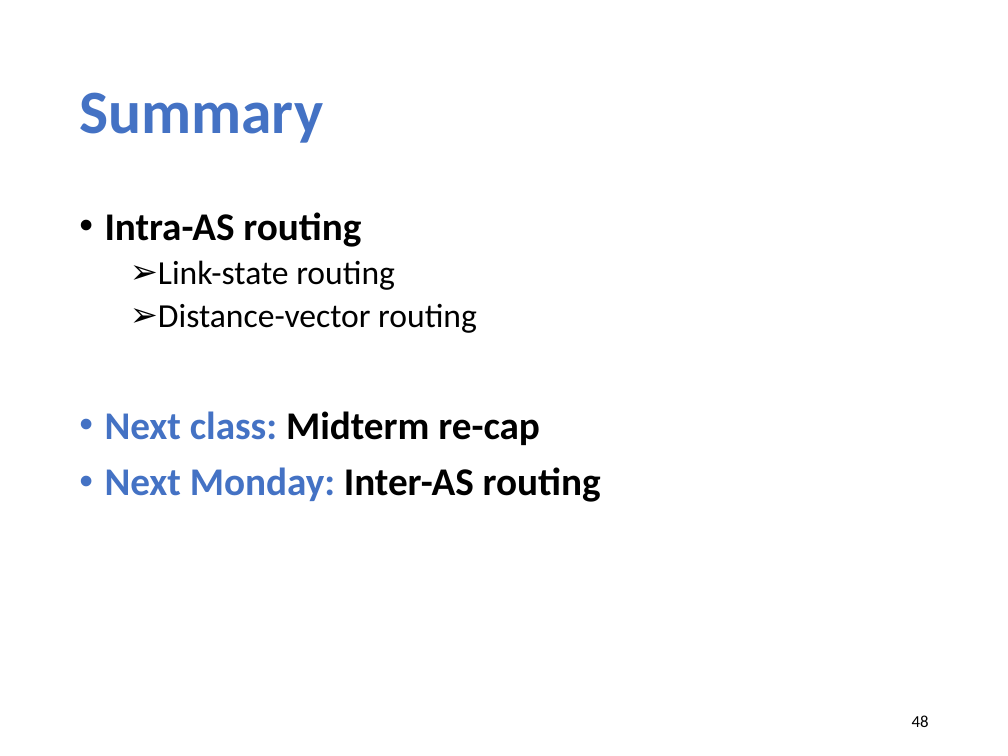
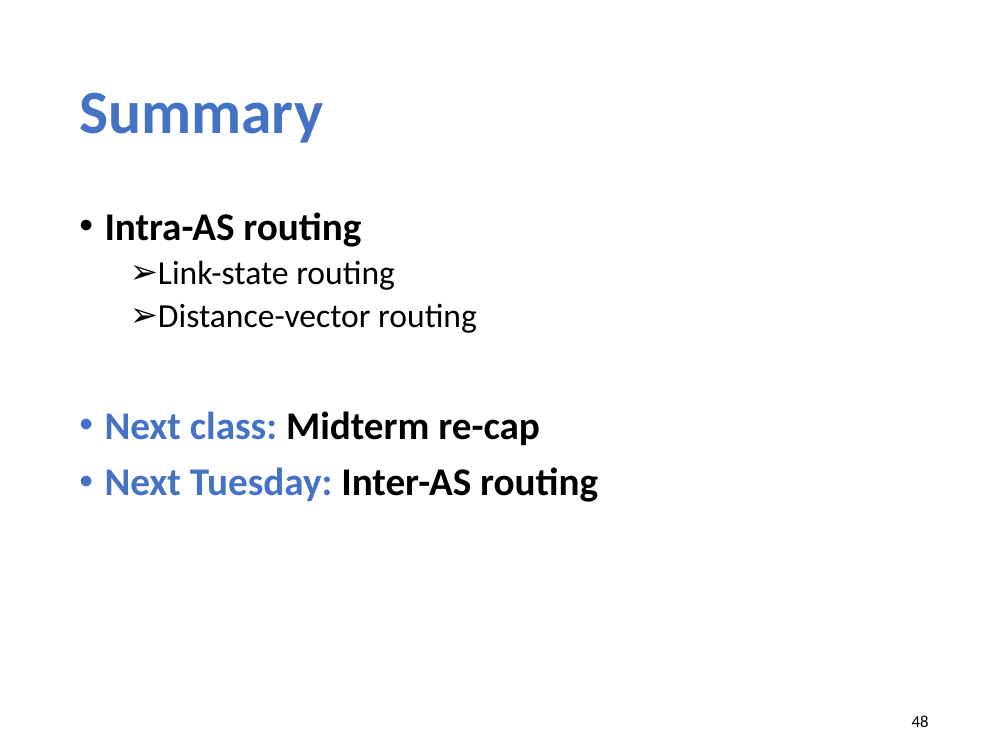
Before and after one commit to xinjin/course-net, a slide deck: slide 48 of slides/lec13_routing_algorithms.pptx. Drawn at 1008x756 pixels with LibreOffice and Linux fonts; fonts in the diff are those of the drawing. Boxes give left, top, right and bottom in pixels: in the first picture for what was removed or moved away, otherwise in the second. Text is boxed around its words. In the diff, an @@ line names an element or a change of style, - is before the commit and + after.

```diff
--- a/slides/lec13_routing_algorithms.pptx
+++ b/slides/lec13_routing_algorithms.pptx
@@ text at [105,467,598,502]: text changed @@
-• Next Monday: Inter-AS routing
+• Next Tuesday: Inter-AS routing
```
Also in this commit, not shown: 1 other file.
